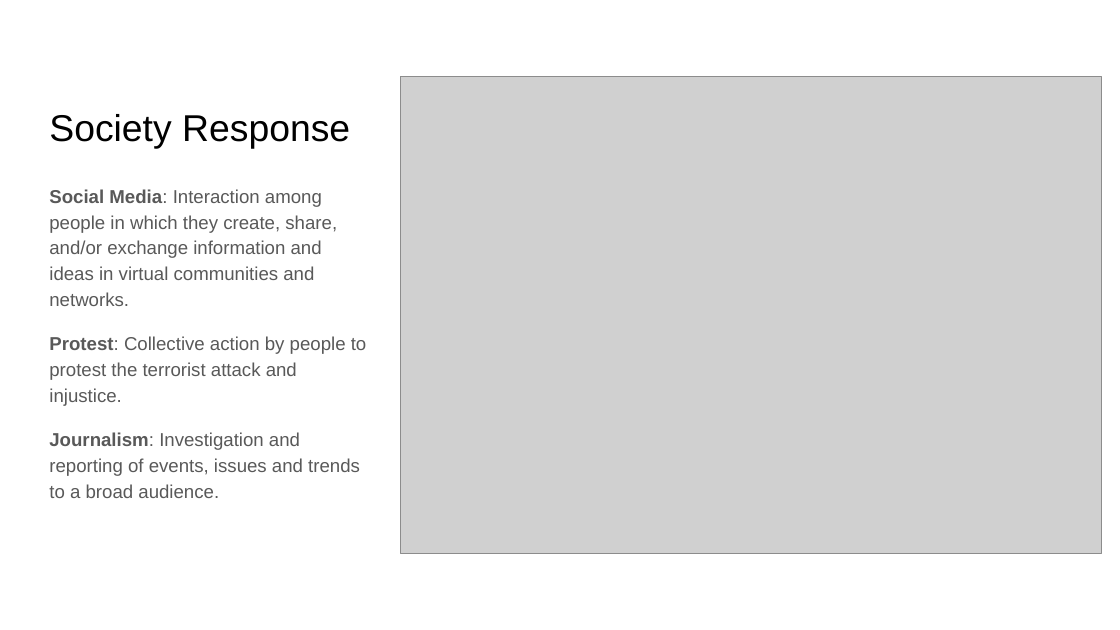
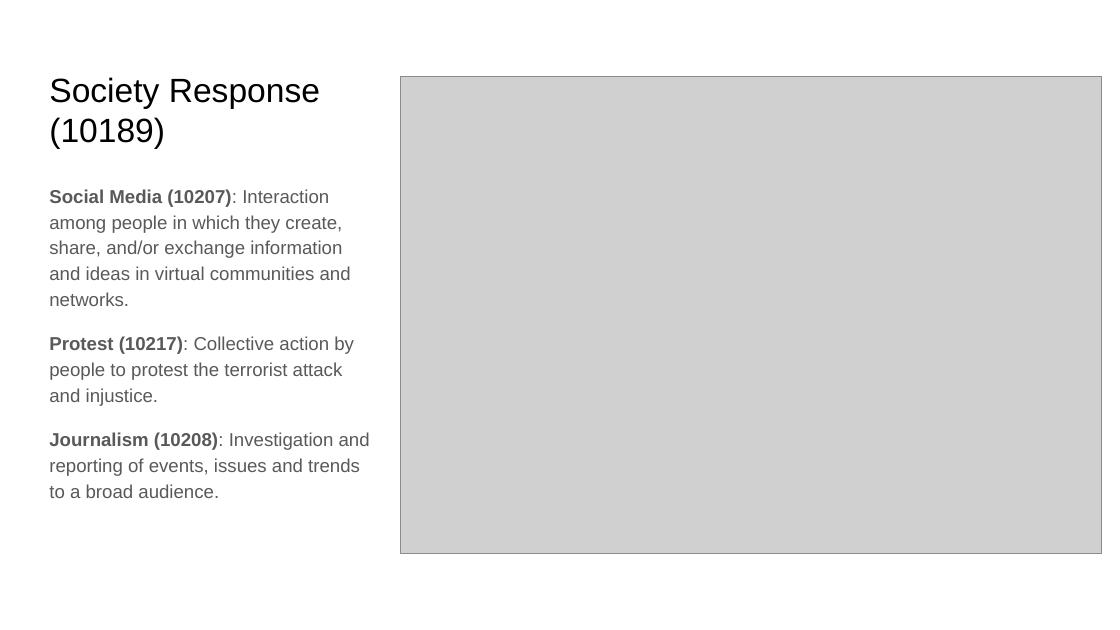
Before and after one commit to RESIN-KAIROS/schemalib, a slide deck: slide 7 of hrf/terrorist_attack.pptx. Drawn at 1120x630 pixels with LibreOffice and Linux fonts; fonts in the diff are those of the drawing; grey boxes stand for pictures. Boxes give left, top, right and bottom in pixels: in the first picture for what was removed or moved away, otherwise in the second. Text is boxed around its words. In the diff, an @@ line names an element or a change of style, - is before the commit and + after.

Commit message:
HRF mass shooting, terrorist attack

```diff
--- a/hrf/terrorist_attack.pptx
+++ b/hrf/terrorist_attack.pptx
@@ title at [49,77,320,148]: text changed; size 24 to 21.6 pt @@
-Society Response
+Society Response (10189)
@@ text at [49,189,370,498]: text changed @@
-Social Media: Interaction among people in which they create, share, and/or exchange information and ideas in virtual communities and networks.
-Protest: Collective action by people to protest the terrorist attack and injustice.
-Journalism: Investigation and reporting of events, issues and trends to a broad audience.
+Social Media (10207): Interaction among people in which they create, share, and/or exchange information and ideas in virtual communities and networks.
+Protest (10217): Collective action by people to protest the terrorist attack and injustice.
+Journalism (10208): Investigation and reporting of events, issues and trends to a broad audience.
```
Also in this commit, not shown: 5 other slides changed, 1 other file.
